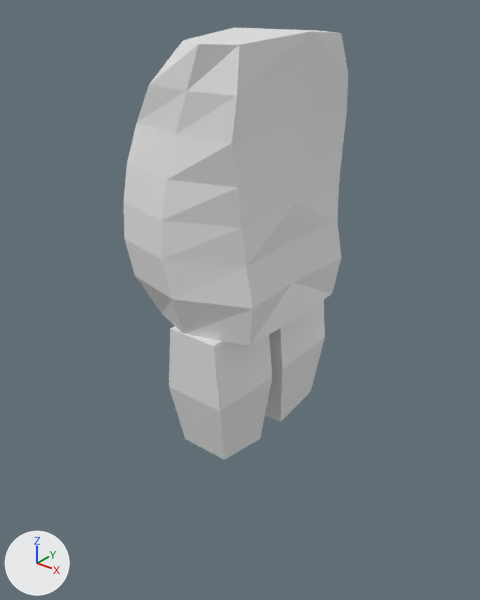
What one commit did to the Blender file source/Assets/player.blend.
Before and after are seen from a 50 mm camera at (0.861, -1.123, 1.713) aimed at (-0.045, 0.009, 1.011). The lights are fixed; the arrows at lower left show +X, +Y and +Z.

The scene before the commit, as lines of its bpy script (objects in view):
```python
me_cube_003 = bpy.data.meshes.new('Cube.003')
me_cube_003.from_pydata(...)  # 54 vertices, 42 faces; spans x -0.262..0.133, y 0.0..0.248, z -0.315..0.627
ob_cube = bpy.data.objects.new('Cube', me_cube_003)
ob_cube.location = (0.0, 0.0, 0.996)
_m = ob_cube.modifiers.new('Mirror', 'MIRROR')
_m.use_axis = (False, True, False)
```
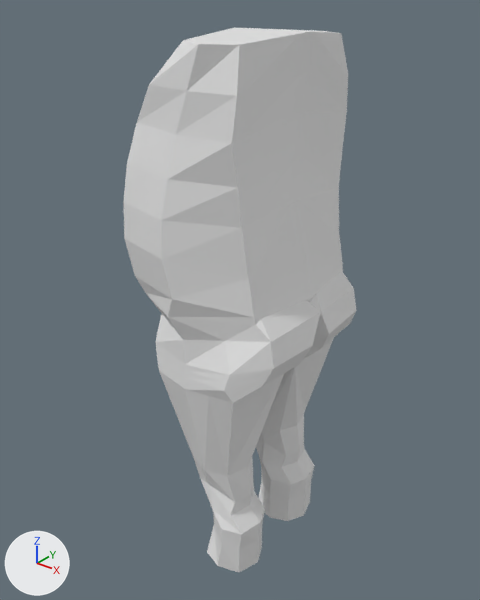
Location of each change, [x1, y1, x2, y2] in pixels of the pictures (480 x 600 px):
'Cube', reshaped (26% taller): before [123, 27, 348, 460]; after [123, 27, 357, 572]
part 1 of me_cube_003, built on: before [136, 197, 341, 460]; after [136, 197, 357, 572]

The change, as a diff of the scene's bpy script:
```diff
--- a/source/Assets/player.blend.py
+++ b/source/Assets/player.blend.py
@@ me_cube_003 @@
 # used by ob_cube; location = (0.0, 0.0, 0.996)
-me_cube_003.from_pydata(...)  # 54 vertices, 42 faces; spans x -0.262..0.133, y 0.0..0.248, z -0.315..0.627
+me_cube_003.from_pydata(...)  # 178 vertices, 168 faces; spans x -0.262..0.193, y 0.0..0.248, z -0.651..0.627
+# me_cube_003 part 1
+# 17 vertices are removed from x -0.168..0.119, y 0.0..0.213, z -0.315..0.025
+# 30 faces are deleted
+# 4 vertices move from x 0.1..0.133, y 0.0..0.172, z 0.11..0.205 to x 0.122..0.162, y 0.0..0.173, z 0.087..0.181
+# 141 vertices are added at x -0.253..0.193, y 0.0..0.235, z -0.651..0.625
+# 156 new faces join them
```
